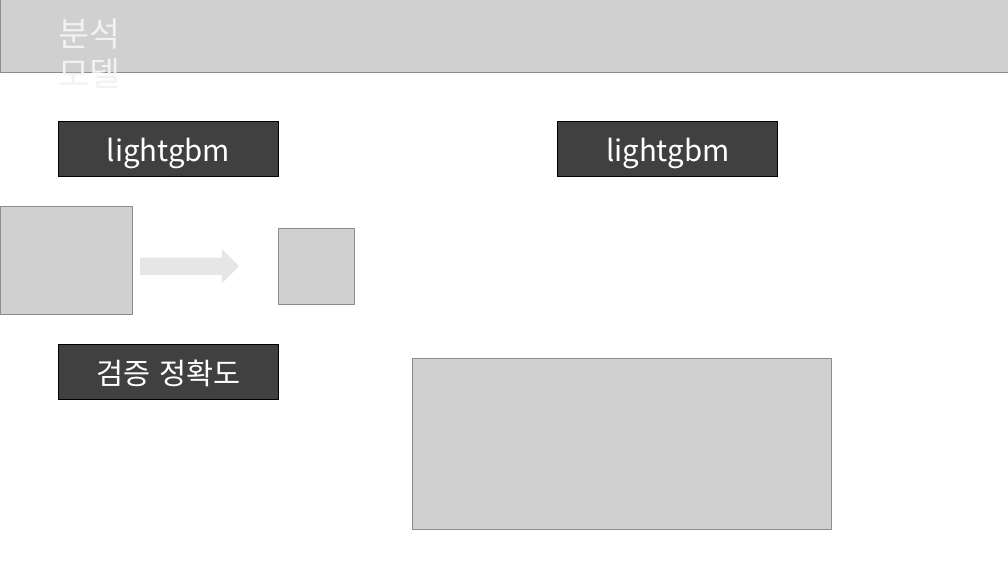
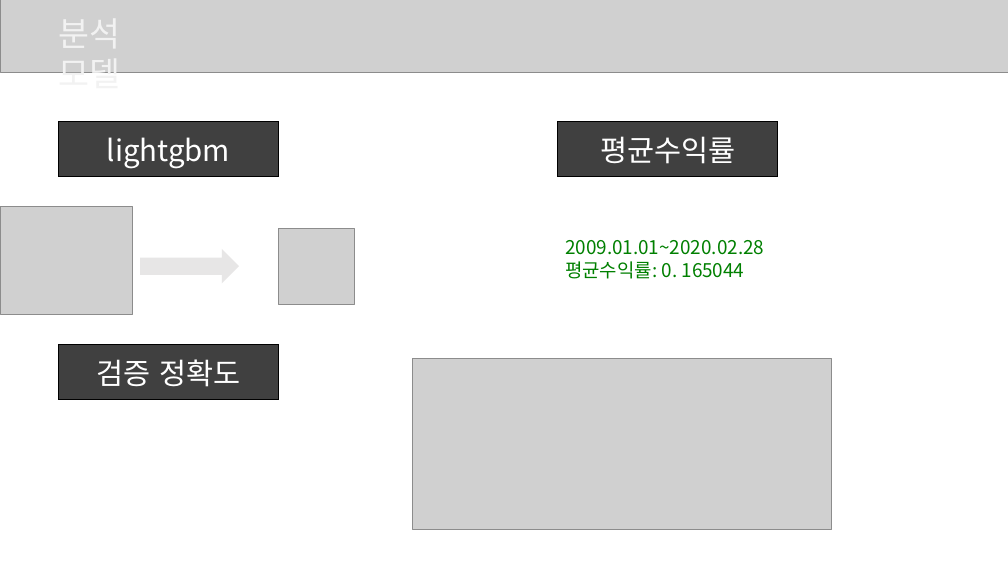
Before and after one commit to terri1102/IPO_returns_predictor, a slide deck: slide 5 of 프로젝트3.pptx. Drawn at 1008x567 pixels with LibreOffice and Linux fonts; fonts in the diff are those of the drawing; grey boxes stand for pictures. Boxes give left, top, right and bottom in pixels: in the first picture for what was removed or moved away, otherwise in the second. Text is boxed around its words. In the diff, an @@ line names an element or a change of style, - is before the commit and + after.

Commit message:
slides

```diff
--- a/프로젝트3.pptx
+++ b/프로젝트3.pptx
@@ text in rectangle at [600,136,735,164]: text changed @@
-lightgbm
+평균수익률
@@ text added at [565,240,764,279], 18 pt, text #008000 @@
+2009.01.01~2020.02.28
+평균수익률: 0. 165044
```
Also in this commit, not shown: 2 other files.
